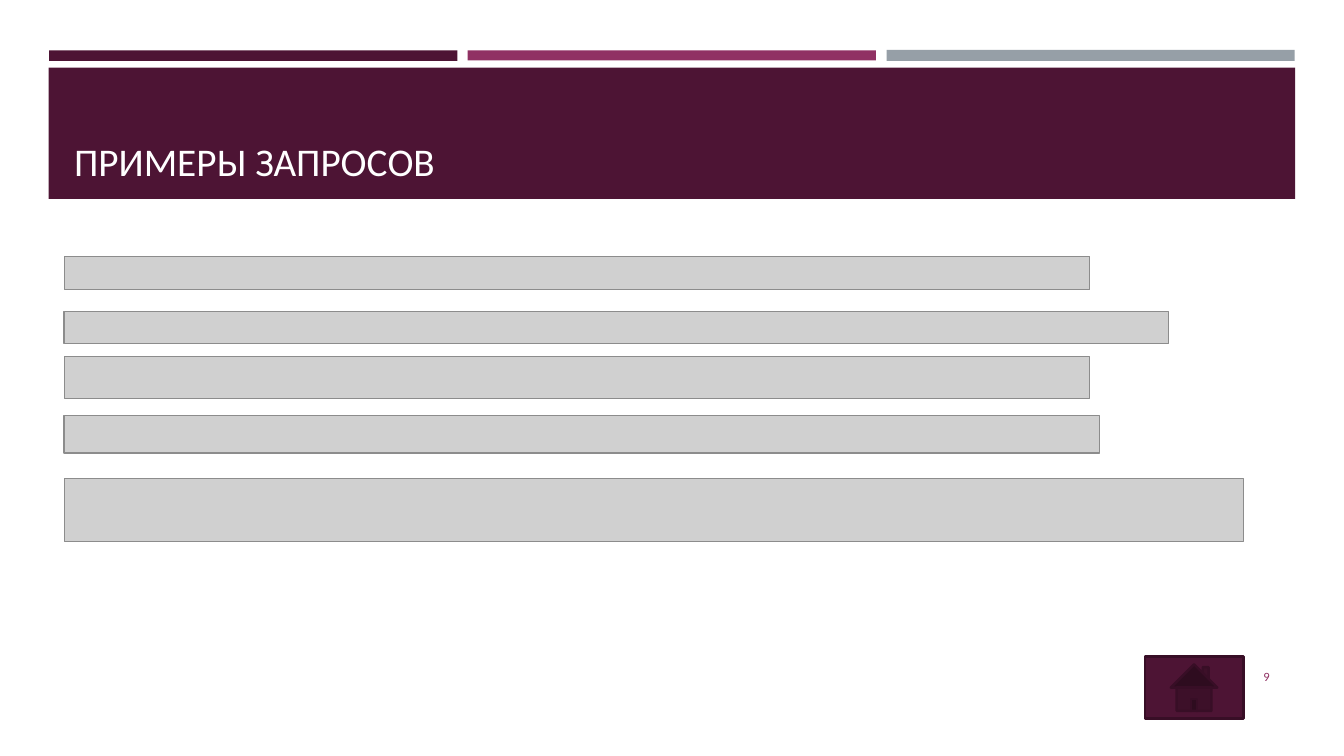
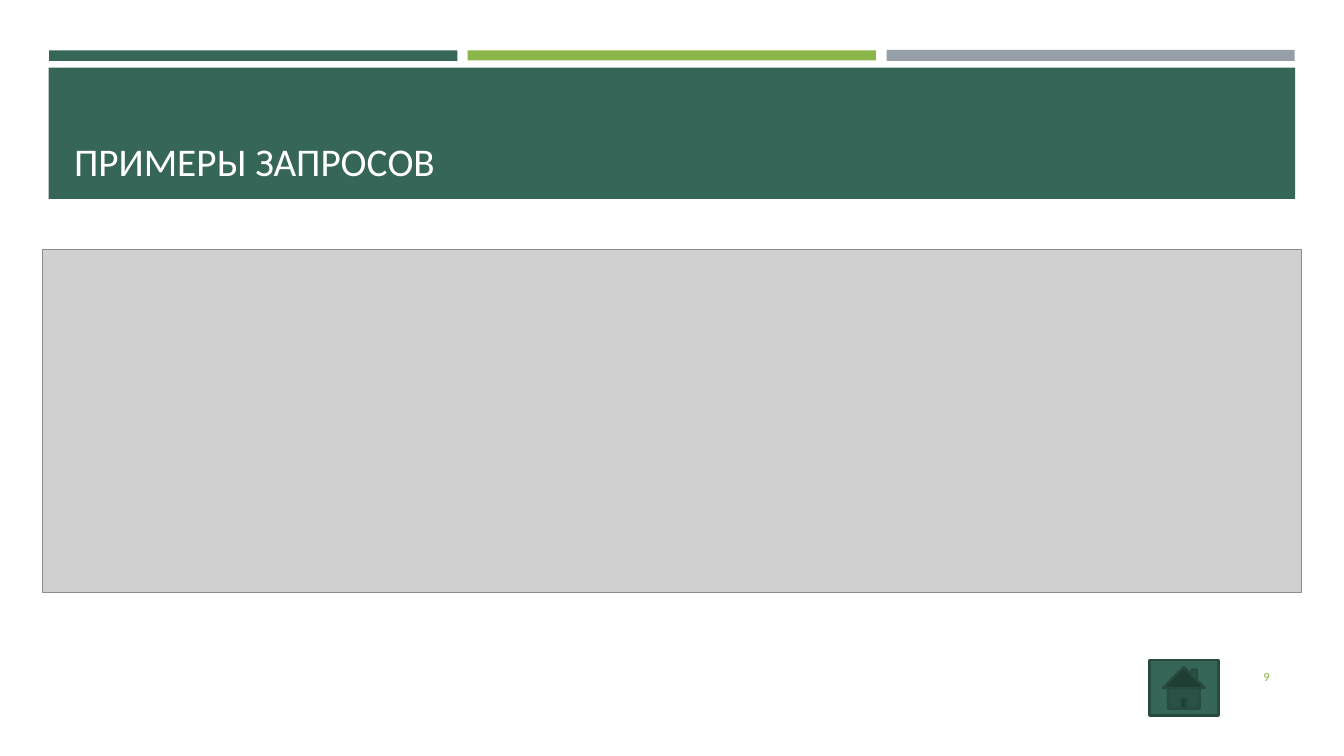
Before and after one commit to von1001/Hotels_NJS, a slide deck: slide 9 of Hotels.pptx. Drawn at 1344x756 pixels with LibreOffice and Linux fonts; fonts in the diff are those of the drawing; grey boxes stand for pictures. Boxes give left, top, right and bottom in pixels: in the first picture for what was removed or moved away, otherwise in the second. Text is boxed around its words. In the diff, an @@ line names an element or a change of style, - is before the commit and + after.

```diff
--- a/Hotels.pptx
+++ b/Hotels.pptx
@@ rectangle at (x1=49, y1=50, x2=458, y2=60): fill #4D1434 to #366658 @@
@@ rectangle at (x1=468, y1=50, x2=876, y2=60): fill #903163 to #8CB64A @@
@@ rectangle at (x1=48, y1=68, x2=1296, y2=199): fill #4D1434 to #366658 @@
@@ picture added at (x1=42, y1=250, x2=1302, y2=593) @@
@@ picture removed at (x1=65, y1=256, x2=1091, y2=289) @@
@@ picture removed at (x1=65, y1=312, x2=1170, y2=344) @@
@@ picture removed at (x1=65, y1=357, x2=1091, y2=399) @@
@@ picture removed at (x1=65, y1=415, x2=1100, y2=454) @@
@@ picture removed at (x1=65, y1=479, x2=1244, y2=542) @@
@@ page number at (x1=1263, y1=673, x2=1269, y2=681): text colour #903163 to #8CB64A @@
@@ action button home resized from (x1=1145, y1=656, x2=1244, y2=719) to (x1=1149, y1=660, x2=1218, y2=716) @@
@@ action button home at (x1=1149, y1=660, x2=1218, y2=716): fill #4D1434 to #366658; outline #390F26 1.75 pt to #284B41 1.75 pt @@
```
Also in this commit, not shown: 10 other slides changed, 1 slide added, 15 other files.
